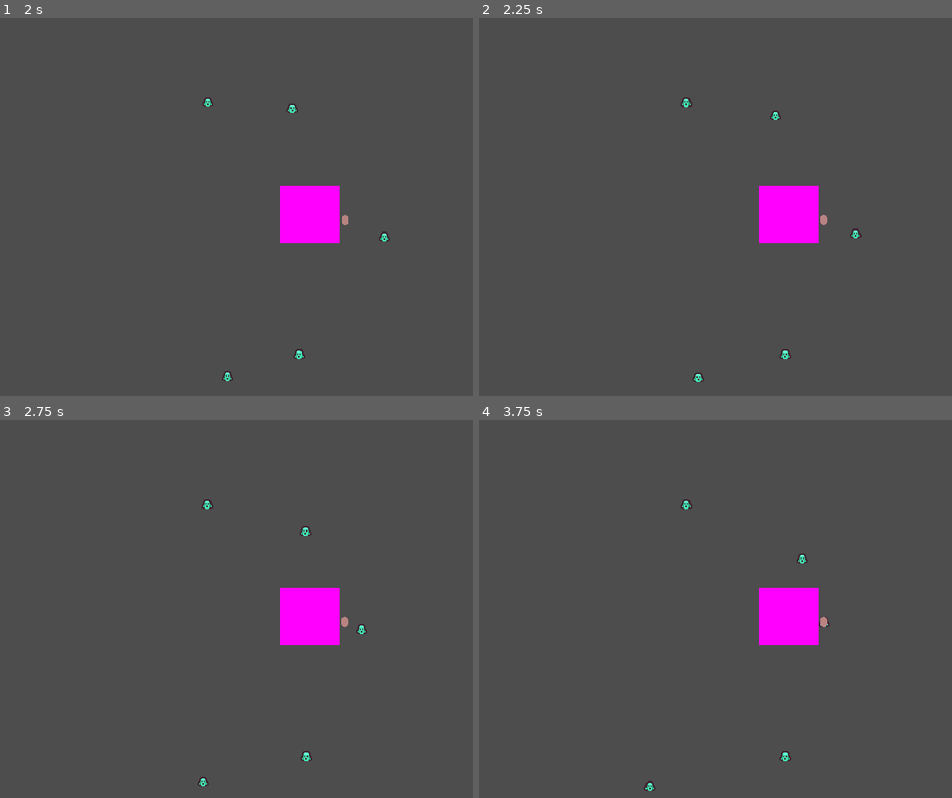
Above: before the commit, frames 1-4 (two rows, left to right).
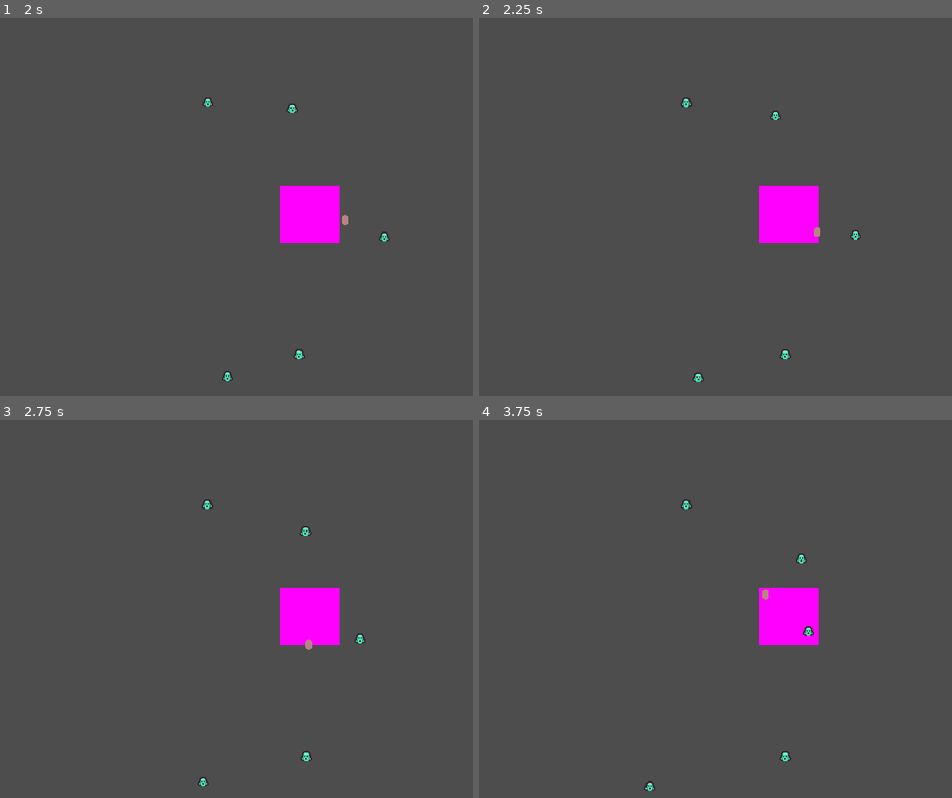
Above: after the commit, the same moments.

Repository: RiddimCrunch/TinyCreature-LudumDare56-
Game: Godot game, scene res://Scenes/World.tscn
Two runs of this game, one before a commit and one after it. Both use one fixed random seed, a clock stepped at 60 frames per second and the inputs below.
Inputs (mouse positions are in pixels of both pictures, inside the frame that each line leads up to):
- Up to frame 1 (2 s): move the mouse to (454, 191) at 0.52 s; hold Right (ui_right) 0.53-1.25 s; click (454, 191) at 0.67 s; tap Space (Jump) at 0.77 s; drag from (189, 229) to (368, 225) at 1.27 s
- Up to frame 2 (2.25 s): move the mouse to (857, 127) at 2.02 s; hold Right (ui_right) from 2.03 s (still down); click (857, 127) at 2.17 s
- Up to frame 3 (2.75 s): keep holding Right (ui_right)
- Up to frame 4 (3.75 s): release Right (ui_right) at 2.75 s; drag from (762, 688) to (682, 782) at 2.77 s; move the mouse to (outside the picture) at 3.52 s; hold Left (ui_left) from 3.53 s (still down); click (outside the picture) at 3.67 s

Frame 1 is identical in both runs. In frame 2, less than 0.1% of the frame differs, in the area x 70-81%, y 52-59%; in frame 3, 0.2%, in the area x 64-78%, y 52-61%; in frame 4, 0.2%.

Commit message:
Custom cursor + fix debuger issue

Diff:
--- a/ludumdare/Scripts/ally.gd
+++ b/ludumdare/Scripts/ally.gd
@@ -37,7 +37,7 @@
 	target = cmd_target
 	state = move_state
 
-func waiting(delta: float):
+func waiting(_delta: float):
 	pass
 
 func attack(delta: float):
@@ -59,7 +59,7 @@
 
 
 func generate_target_position():
-	var angle = randi_range(0, 2 * PI)
+	var angle = randi_range(0, (int)(2 * PI))
 	var radius = randi_range(100, 500)
 	target.x = position.x + cos(angle) * radius
 	target.y = position.y + sin(angle) * radius
--- a/ludumdare/Scripts/box_select.gd
+++ b/ludumdare/Scripts/box_select.gd
@@ -26,7 +26,7 @@
 	draw_dashed_line(Vector2(start.x, end.y), end, c, 2)
 	draw_dashed_line(Vector2(end.x, start.y), end, c, 2)
 
-func _physics_process(delta: float) -> void:
+func _physics_process(_delta: float) -> void:
 	if dragging:
 		end = get_global_mouse_position()
 		queue_redraw()
--- a/ludumdare/Scripts/creature_commander_manager.gd
+++ b/ludumdare/Scripts/creature_commander_manager.gd
@@ -10,9 +10,11 @@
 
 func command_mode(enable: bool):
 	if enable:
+		Input.set_custom_mouse_cursor(preload("res://Assets/Cursor/Flag.png"))
 		box_select.process_mode = Node.PROCESS_MODE_DISABLED
 		line_command.process_mode = Node.PROCESS_MODE_INHERIT
 	else:
+		Input.set_custom_mouse_cursor(preload("res://Assets/Cursor/Lasso.png"))
 		box_select.process_mode = Node.PROCESS_MODE_INHERIT
 		line_command.process_mode = Node.PROCESS_MODE_DISABLED
 
@@ -48,6 +50,8 @@
 func _on_line_command_command_done(points: PackedVector2Array) -> void:
 	var screen_size = get_viewport().get_visible_rect().size
 	var every_p = int(points.size() / selected_obj.size())
+	print(points.size())
+	print(selected_obj.size())
 	var c = 0
 	var p_i = 0
 	var obj_i = 0
--- a/ludumdare/Scripts/enemy.gd
+++ b/ludumdare/Scripts/enemy.gd
@@ -34,7 +34,6 @@
 	position += direction * moveSpeed * delta
 
 func rotate_around_center(delta: float) -> void:
-	return
 	angle += rotationSpeed * delta
 	position.x = targetPosition.x + cos(angle) * radius
 	position.y = targetPosition.y + sin(angle) * radius
@@ -64,9 +63,9 @@
 	queue_free()
 	dead.emit(self)
 
-func _on_area_2d_area_entered(area: Area2D) -> void:
+func _on_area_2d_area_entered(_area: Area2D) -> void:
 	pass # Replace with function body.
 
 
-func _on_rigid_body_2d_body_entered(body: Node) -> void:
+func _on_rigid_body_2d_body_entered(_body: Node) -> void:
 	pass # Replace with function body.
--- a/ludumdare/Scripts/line_command.gd
+++ b/ludumdare/Scripts/line_command.gd
@@ -17,7 +17,7 @@
 			command_done.emit(points)
 			clear_points()
 
-func _physics_process(delta: float) -> void:
+func _physics_process(_delta: float) -> void:
 	if dragging and get_point_count() <= line_length:
 		var p = get_global_mouse_position()
 		var length = (p - get_point_position(get_point_count()-1)).length()
--- a/ludumdare/Scripts/spawner.gd
+++ b/ludumdare/Scripts/spawner.gd
@@ -6,13 +6,13 @@
 signal creature_spawned(creature: Ally)
 
 # Called when the node enters the scene tree for the first time.
-func spawn(points_available: int) -> void:
+func spawn(_points_available: int) -> void:
 	var spawner_location = $SpawnerPosition
 
 	for i in range(5):
 		var creature = creature_scene.instantiate()
-		var range = 500
-		creature.position = spawner_location.global_position + Vector2(randi_range(-range, range), randi_range(-range, range))
+		var longueur = 500
+		creature.position = spawner_location.global_position + Vector2(randi_range(-longueur, longueur), randi_range(-longueur, longueur))
 		add_child(creature)
 		creature_spawned.emit(creature)
 		print("Spawned %s" % i)
--- a/ludumdare/Scripts/world.gd
+++ b/ludumdare/Scripts/world.gd
@@ -18,7 +18,7 @@
 
 
 # Called every frame. 'delta' is the elapsed time since the previous frame.
-func _process(delta: float) -> void:
+func _process(_delta: float) -> void:
 	if not is_running:
 		pass
 
@@ -34,12 +34,12 @@
 		$WaveManager.start_spawning()
 
 
-func win_round(round: int):
-	var gained_points = 20 * round + 200
+func win_round(manche: int):
+	var gained_points = 20 * manche + 200
 	point_counter += gained_points
 	game_state = GameState.between_combat
 
-func lose_round(round: int):
+func lose_round(_manche: int):
 	pass
 
 func new_game():
Binary file added: ludumdare/Assets/Cursor/Flag.png
Binary file added: ludumdare/Assets/Cursor/Lasso.png
